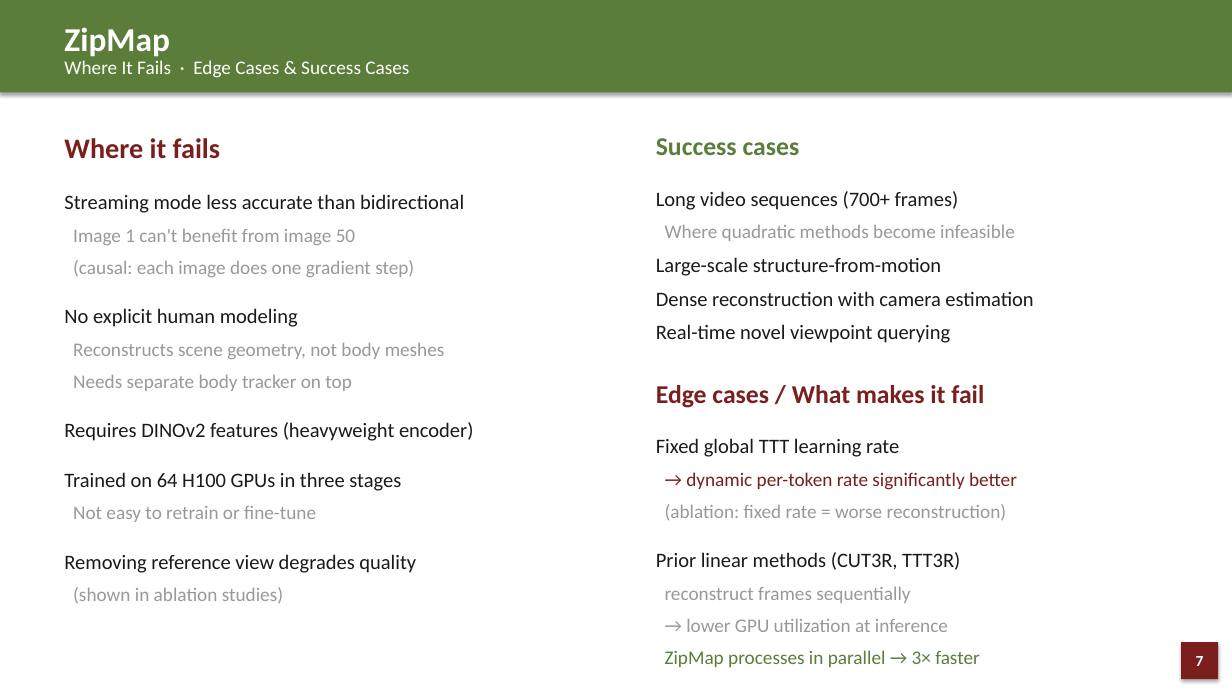
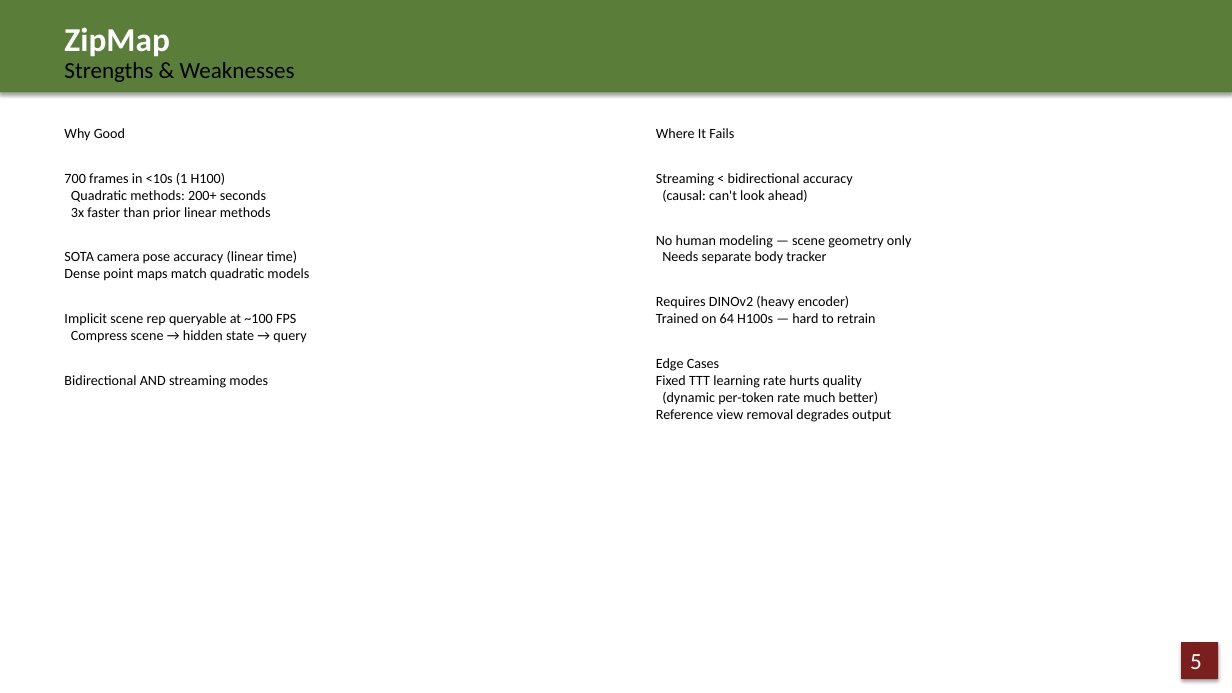
Before and after one commit to JCNTH/Pact3D, a slide deck: slide 5 of Paper_DeepDives.pptx (slide 7 before the commit). Drawn at 1232x693 pixels with LibreOffice and Linux fonts; fonts in the diff are those of the drawing. Boxes give left, top, right and bottom in pixels: in the first picture for what was removed or moved away, otherwise in the second. Text is boxed around its words. In the diff, an @@ line names an element or a change of style, - is before the commit and + after.

```diff
--- a/Paper_DeepDives.pptx
+++ b/Paper_DeepDives.pptx
@@ text at <box>64,62,295,82</box>: text changed; size 15 to 18 pt; text colour #FFFFFF to #000000 @@
-Where It Fails · Edge Cases & Success Cases
+Strengths & Weaknesses
@@ text at <box>64,128,309,388</box>: text changed; size 15 to 11 pt; text colour #999999 to #000000 @@
-Where it fails
-Streaming mode less accurate than bidirectional
-Image 1 can't benefit from image 50
-(causal: each image does one gradient step)
-No explicit human modeling
-Reconstructs scene geometry, not body meshes
-Needs separate body tracker on top
-Requires DINOv2 features (heavyweight encoder)
-Trained on 64 H100 GPUs in three stages
-Not easy to retrain or fine-tune
-Removing reference view degrades quality
-(shown in ablation studies)
+Why Good
+700 frames in <10s (1 H100)
+Quadratic methods: 200+ seconds
+3x faster than prior linear methods
+SOTA camera pose accuracy (linear time)
+Dense point maps match quadratic models
+Implicit scene rep queryable at ~100 FPS
+Compress scene → hidden state → query
+Bidirectional AND streaming modes
@@ text at <box>656,128,911,422</box>: text changed; size 15 to 11 pt; text colour #1A1A1A to #000000 @@
-Success cases
-Long video sequences (700+ frames)
-Where quadratic methods become infeasible
-Large-scale structure-from-motion
-Dense reconstruction with camera estimation
-Real-time novel viewpoint querying
-Edge cases / What makes it fail
-Fixed global TTT learning rate
-→ dynamic per-token rate significantly better
-(ablation: fixed rate = worse reconstruction)
-Prior linear methods (CUT3R, TTT3R)
-reconstruct frames sequentially
-→ lower GPU utilization at inference
-ZipMap processes in parallel → 3× faster
+Where It Fails
+Streaming < bidirectional accuracy
+(causal: can't look ahead)
+No human modeling — scene geometry only
+Needs separate body tracker
+Requires DINOv2 (heavy encoder)
+Trained on 64 H100s — hard to retrain
+Edge Cases
+Fixed TTT learning rate hurts quality
+(dynamic per-token rate much better)
+Reference view removal degrades output
@@ text in rectangle at <box>1190,654,1202,669</box>: text changed; size 12 to 18 pt; bold off @@
-7
+5
```
Also in this commit, not shown: 16 other slides changed, 5 slides removed.
